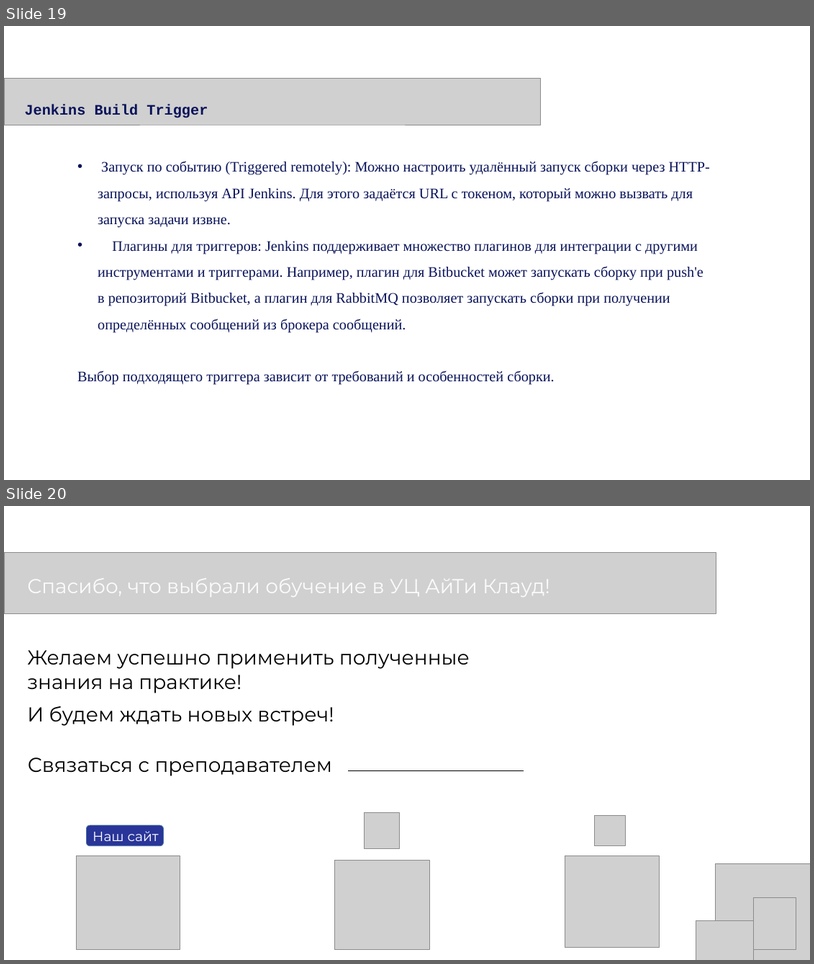
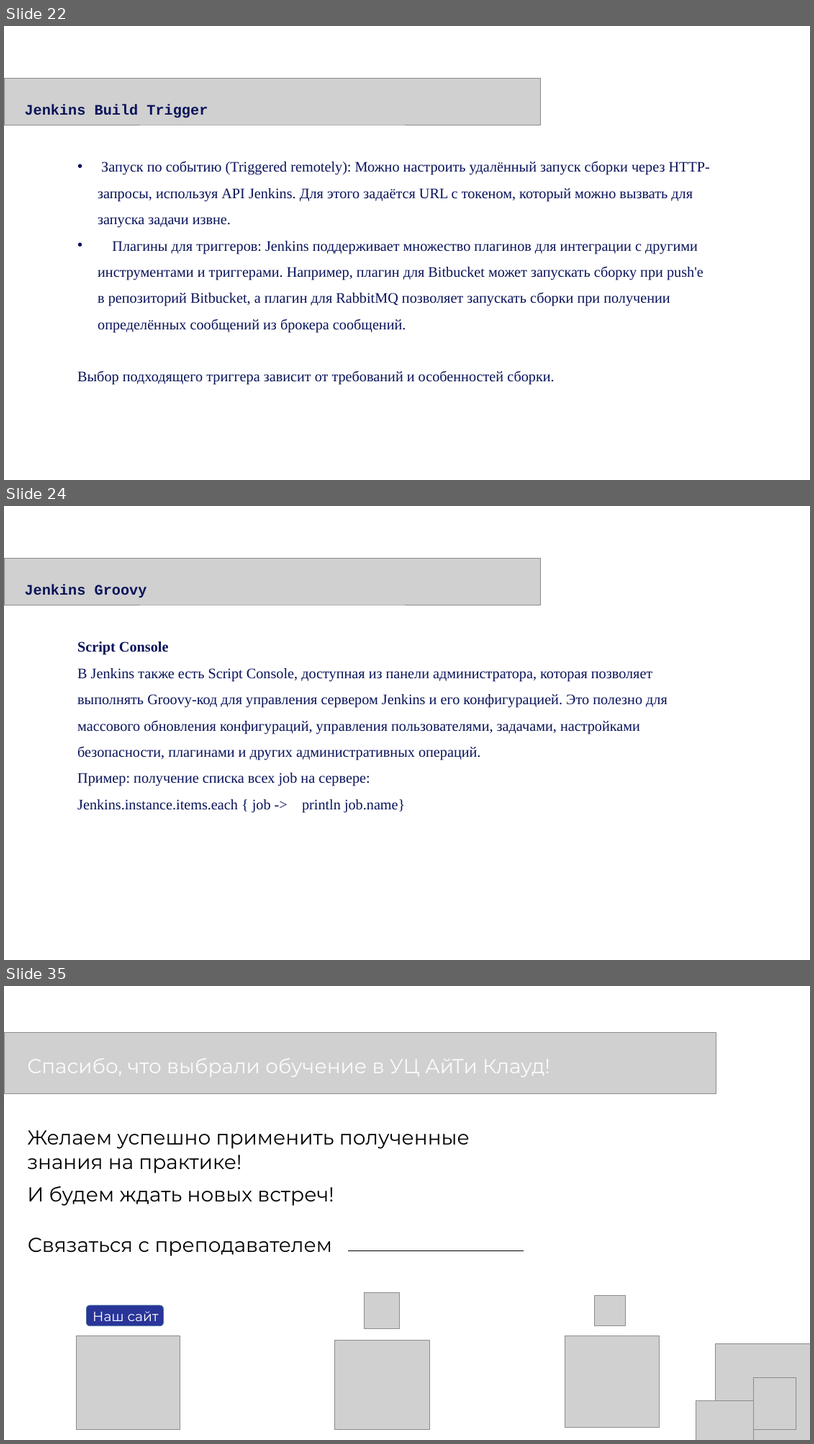
Before and after one commit to Kollekcioner47/jenkins, a slide deck: Jenkins.pptx. Shown one above the other, each under a label of ours: slides 19 and 20 before the commit, slides 22, 24 and 35 after it; the slides between them are not shown. The pictures are 814x964 and 814x1444 pixels, drawn with LibreOffice and Linux fonts; fonts in the diff are those of the drawing; grey boxes stand for pictures. Boxes give left, top, right and bottom in pixels: in the first picture for what was removed or moved away, otherwise in the second. Text is boxed around its words. In the diff, an @@ line names an element or a change of style, - is before the commit and + after.

```diff
--- a/Jenkins.pptx
+++ b/Jenkins.pptx
@@ slide 24 added at (x1=4, y1=506, x2=810, y2=960), background #FFFFFF @@
@@ picture added at (x1=4, y1=558, x2=540, y2=605) @@
@@ text added at (x1=25, y1=584, x2=147, y2=597), 26 pt, text #09135A, bold @@
+Jenkins Groovy
@@ text added at (x1=77, y1=641, x2=668, y2=812), 26 pt, text #09135A @@
+Script Console
+В Jenkins также есть Script Console, доступная из панели администратора, которая позволяет выполнять Groovy-код для управления сервером Jenkins и его конфигурацией. Это полезно для массового обновления конфигураций, управления пользователями, задачами, настройками безопасности, плагинами и других административных операций.
+Пример: получение списка всех job на сервере:
+Jenkins.instance.items.each { job -> println job.name}
@@ what was slide 19 is now slide 22 @@
@@ what was slide 20 is now slide 35 @@
```
Also in this commit, not shown: 14 other slides added, 4 other files.
